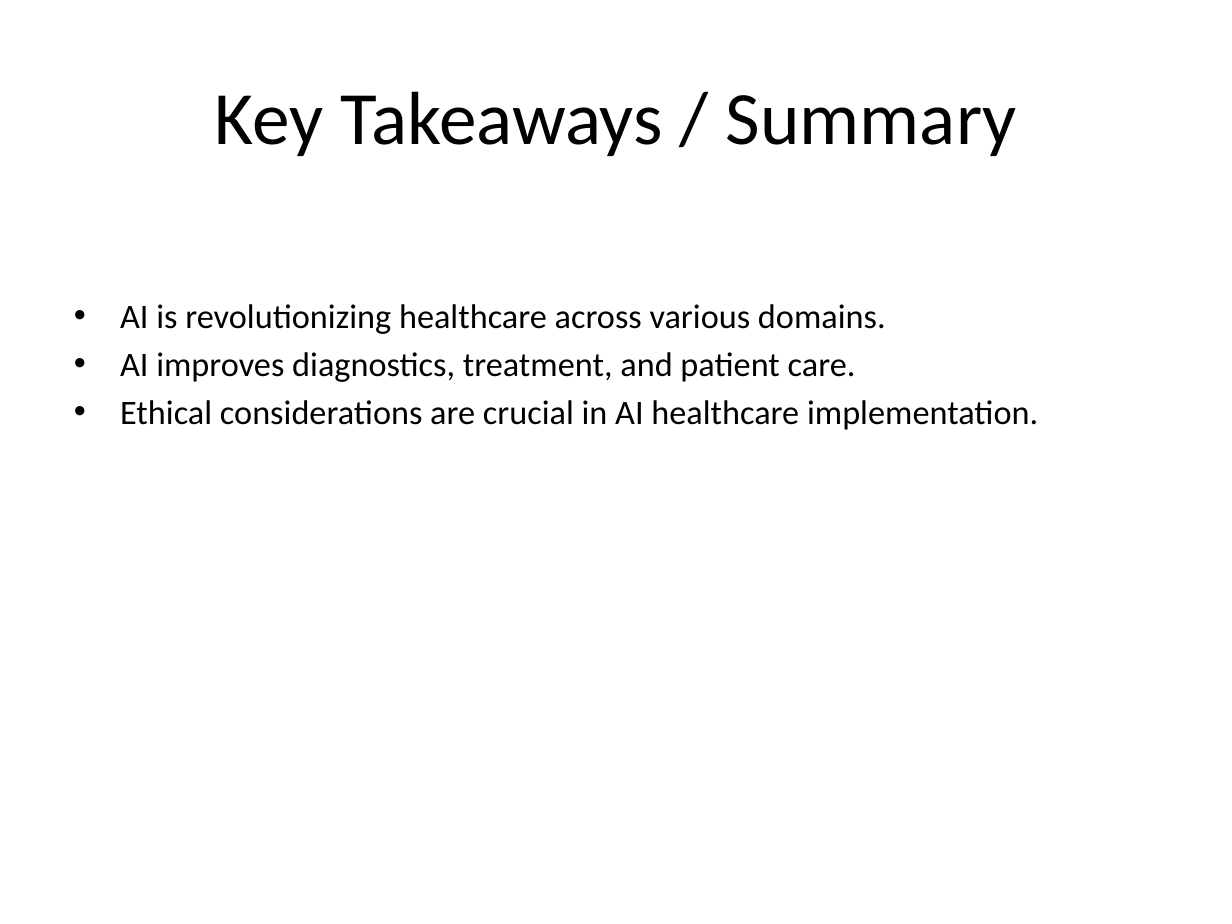
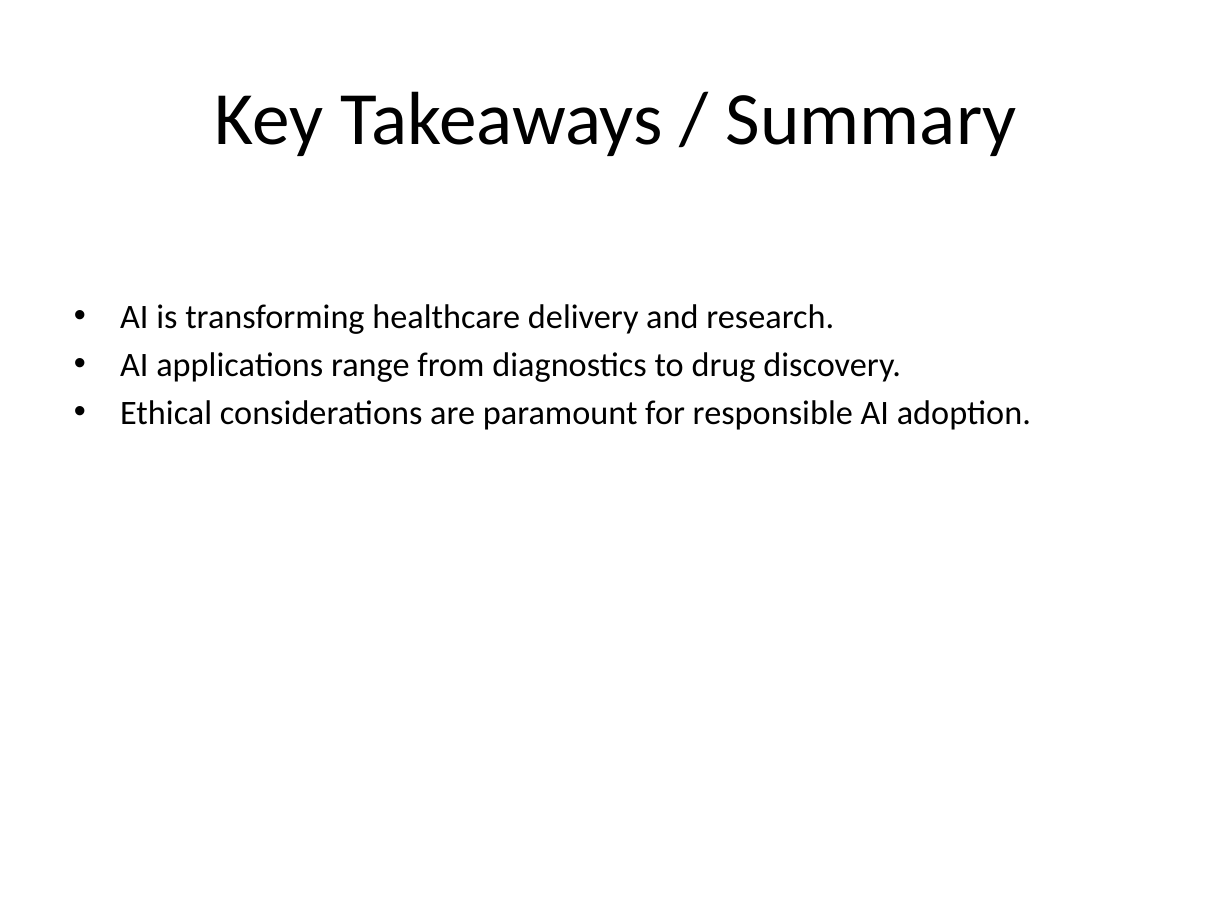
Before and after one commit to sarveshdabke/Topic-Generator-API, a slide deck: slide 2 of output/Artificial_Intelligence_in_Healthcare.pptx. Drawn at 1232x924 pixels with LibreOffice and Linux fonts; fonts in the diff are those of the drawing. Boxes give left, top, right and bottom in pixels: in the first picture for what was removed or moved away, otherwise in the second. Text is boxed around its words. In the diff, an @@ line names an element or a change of style, - is before the commit and + after.

```diff
--- a/output/Artificial_Intelligence_in_Healthcare.pptx
+++ b/output/Artificial_Intelligence_in_Healthcare.pptx
@@ text at <box>120,304,1031,430</box>: text changed @@
-• AI is revolutionizing healthcare across various domains.
-• AI improves diagnostics, treatment, and patient care.
-• Ethical considerations are crucial in AI healthcare implementation.
+• AI is transforming healthcare delivery and research.
+• AI applications range from diagnostics to drug discovery.
+• Ethical considerations are paramount for responsible AI adoption.
```
Also in this commit, not shown: 5 other slides changed, 2 slides added, 2 slides removed.
